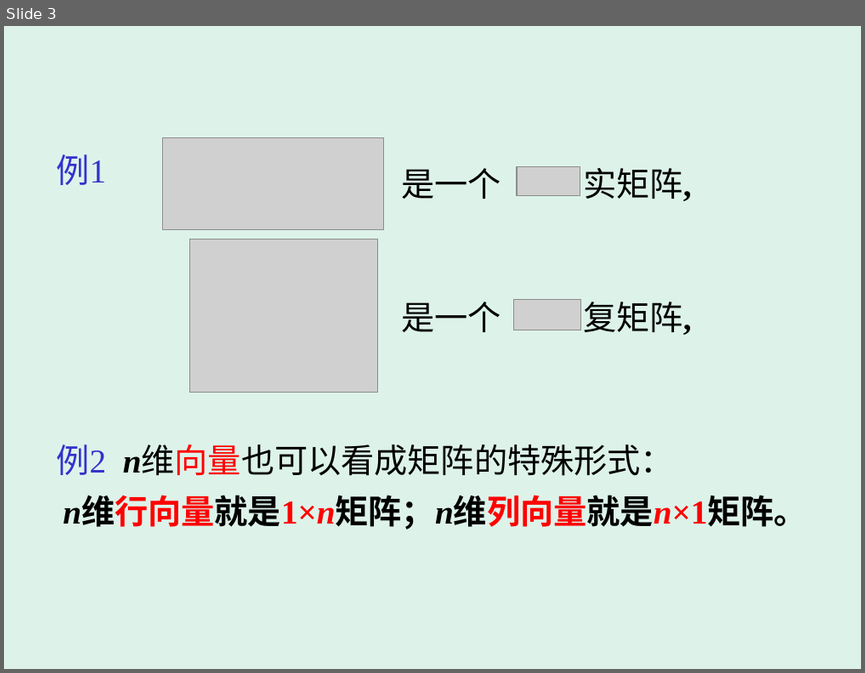
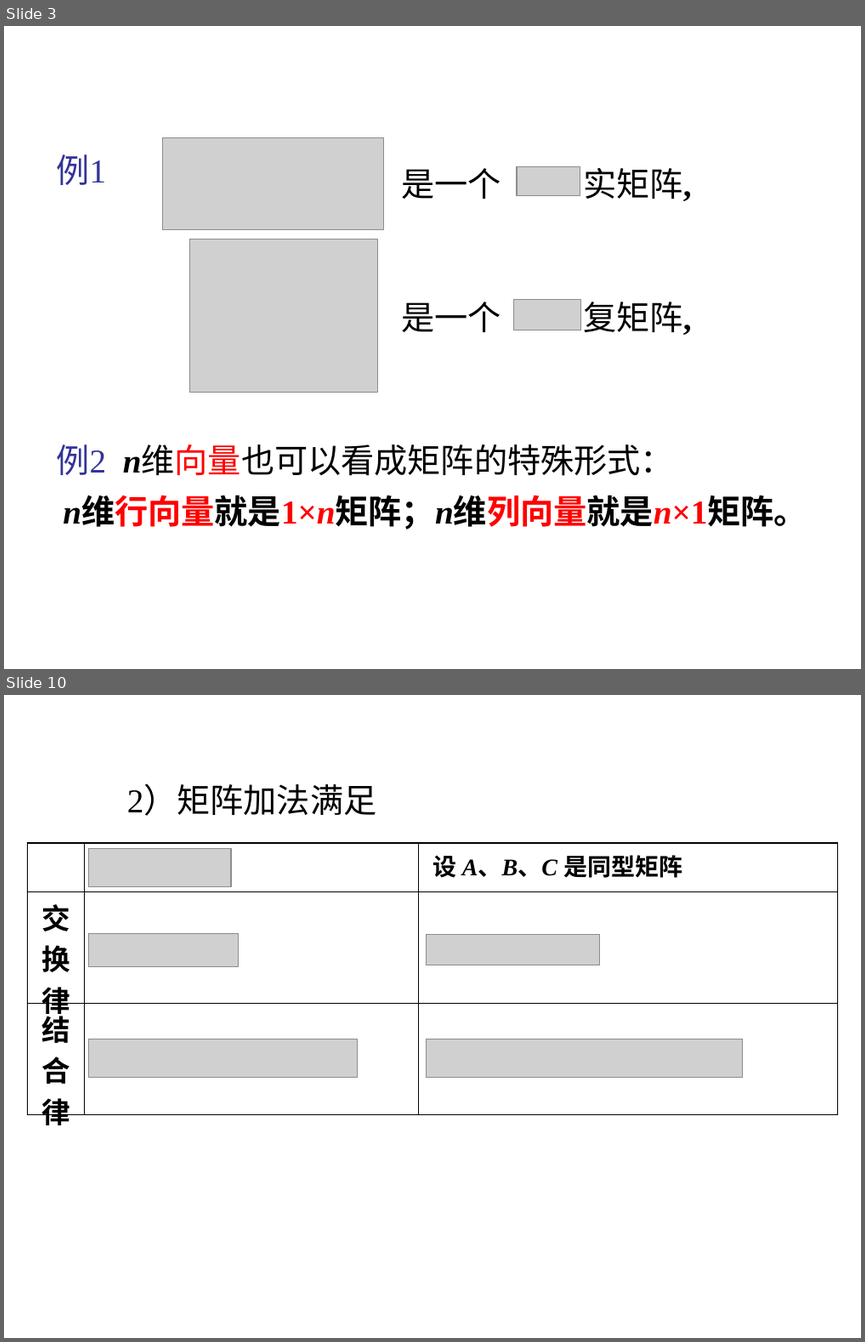
Before and after one commit to zhangbiaomath/zhangbiaomath.github.io, a slide deck: teaching/gaodai/ch4/高等代数第四章-矩阵.ppt. Shown one above the other, each under a label of ours: slide 3 before the commit, slides 3 and 10 after it; the slides between them are not shown. The pictures are 865x673 and 865x1342 pixels, drawn with LibreOffice and Linux fonts; fonts in the diff are those of the drawing; grey boxes stand for pictures. Boxes give left, top, right and bottom in pixels: in the first picture for what was removed or moved away, otherwise in the second. Text is boxed around its words. In the diff, an @@ line names an element or a change of style, - is before the commit and + after.

```diff
--- a/teaching/gaodai/ch4/高等代数第四章-矩阵.ppt
+++ b/teaching/gaodai/ch4/高等代数第四章-矩阵.ppt
@@ slide 10 added at [4,695,861,1338], background #FFFFFF @@
@@ text added at [127,786,377,816], 28 pt, text #000000 @@
+2）矩阵加法满足
@@ table added at [27,843,837,1129], 3 rows, 3 columns @@
+ |  | 
+交换律 |  | 
+结合律 |  | 
@@ picture added at [88,848,230,886] @@
@@ text added at [432,855,682,878], 20 pt, text #000000, bold @@
+设 A、B、C 是同型矩阵
@@ picture added at [88,933,238,967] @@
@@ picture added at [426,934,600,965] @@
@@ picture added at [88,1038,357,1077] @@
@@ picture added at [426,1038,742,1077] @@
@@ slide 3 changed as well @@
@@ background #DDF3EA to #FFFFFF @@
@@ text "例1" at [57,154,107,185]: text colour #3333CC to #333399 @@
@@ text "例2 n维向量也可以看成矩阵的特殊形式：" at [57,444,674,476]: text colour #3333CC to #333399 in "例2" @@
```
Also in this commit, not shown: 73 other slides changed, 8 other slides added, 2 slides removed, 1 other file.
